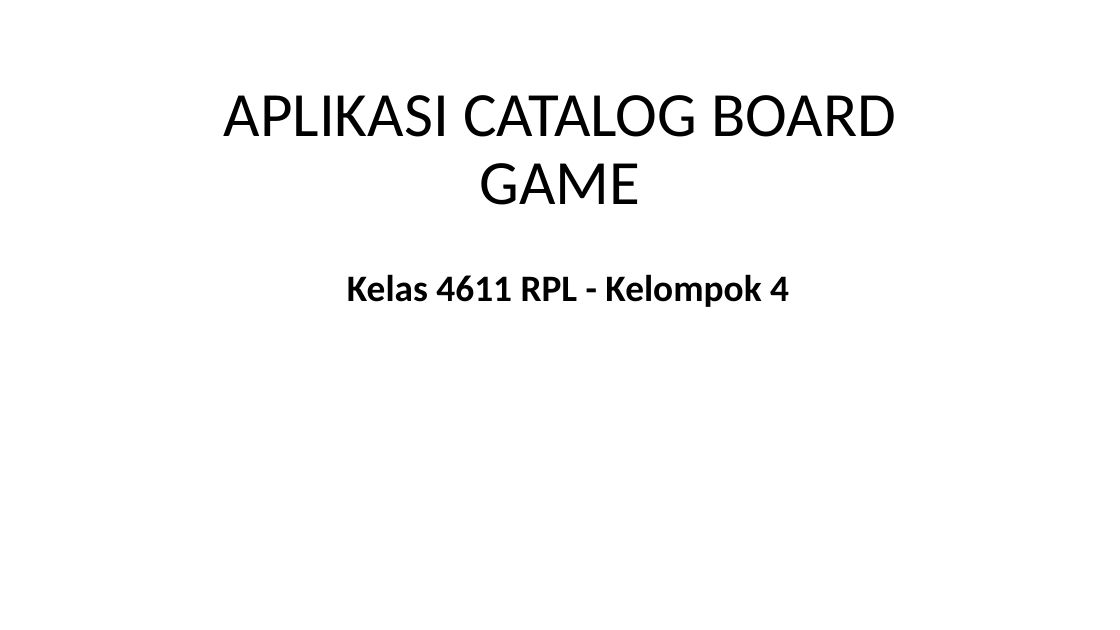
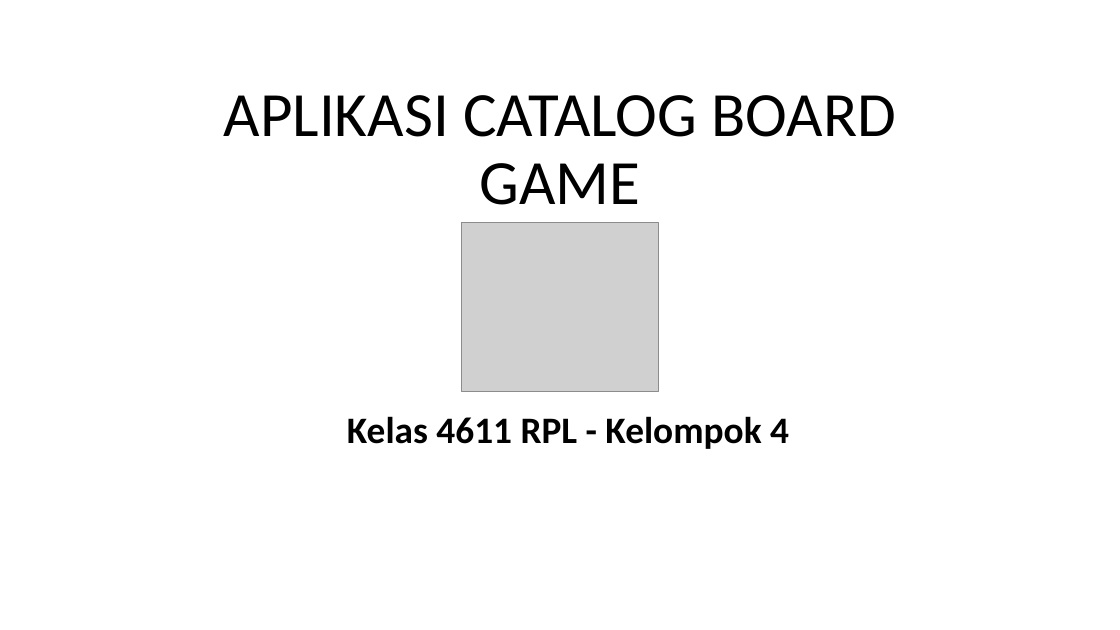
Before and after one commit to MaheswaraAW/-PPL4611, a slide deck: slide 1 of APLIKASI CATALOG BOARD GAMES.pptx. Drawn at 1120x630 pixels with LibreOffice and Linux fonts; fonts in the diff are those of the drawing; grey boxes stand for pictures. Boxes give left, top, right and bottom in pixels: in the first picture for what was removed or moved away, otherwise in the second. Text is boxed around its words. In the diff, an @@ line names an element or a change of style, - is before the commit and + after.

```diff
--- a/APLIKASI CATALOG BOARD GAMES.pptx
+++ b/APLIKASI CATALOG BOARD GAMES.pptx
@@ picture added at [462, 223, 659, 392] @@
@@ subtitle "Kelas 4611 RPL - Kelompok ...": place and size @@
-subtitle "Kelas 4611 RPL - Kelompok ..." at [347, 274, 789, 307]
+subtitle "Kelas 4611 RPL - Kelompok ..." at [347, 416, 789, 449]
```
Also in this commit, not shown: 12 other slides changed, 1 slide added.
